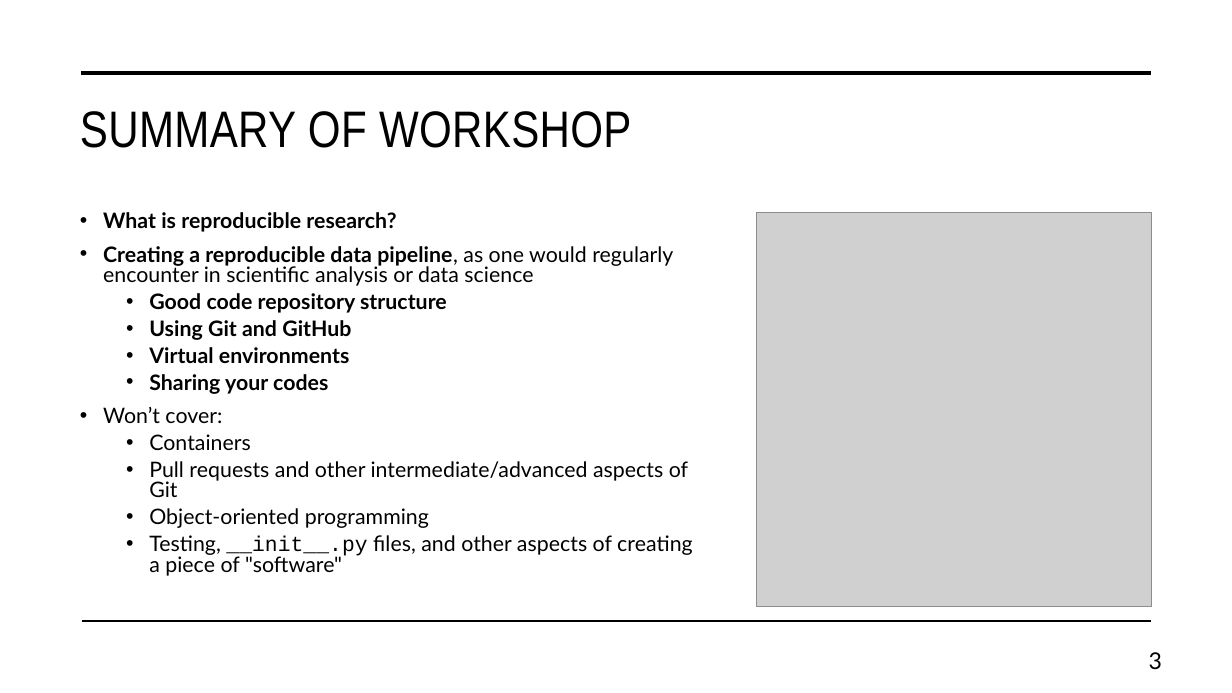
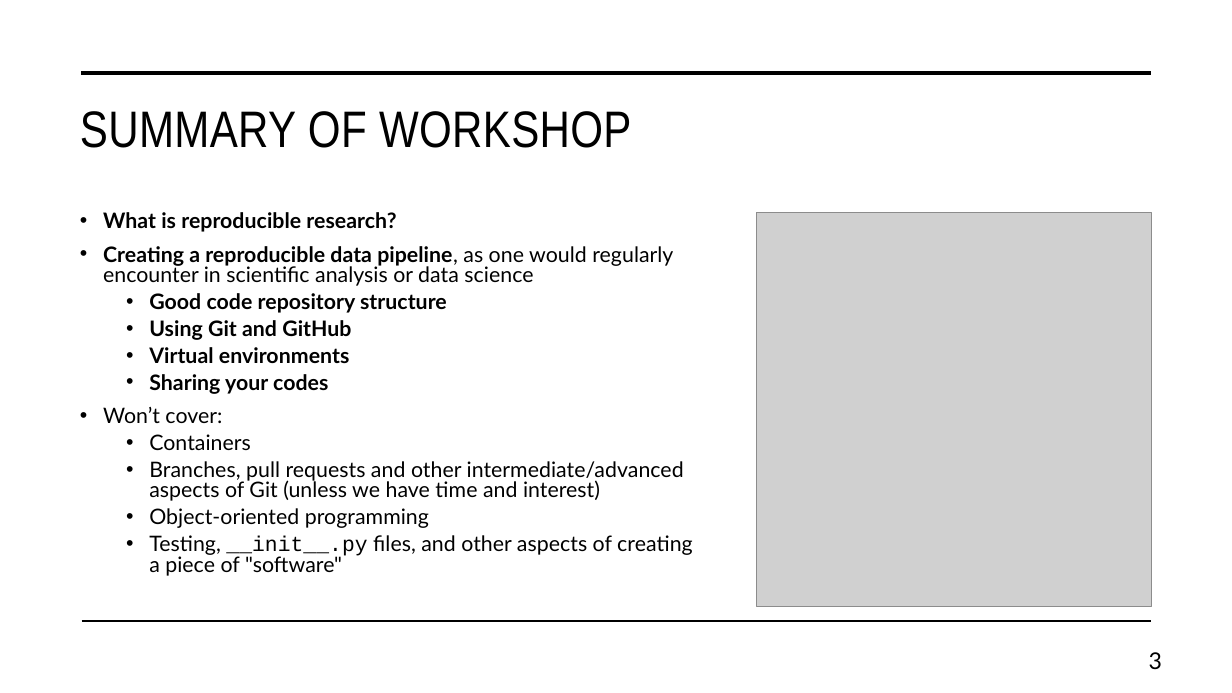
Before and after one commit to daniel-wrench/snap-research-template, a slide deck: slide 3 of doc/workshop_slides.pptx. Drawn at 1232x693 pixels with LibreOffice and Linux fonts; fonts in the diff are those of the drawing; grey boxes stand for pictures. Boxes give left, top, right and bottom in pixels: in the first picture for what was removed or moved away, otherwise in the second. Text is boxed around its words. In the diff, an @@ line names an element or a change of style, - is before the commit and + after.

Commit message:
removing workshop markdown, now all in powerpoint

```diff
--- a/doc/workshop_slides.pptx
+++ b/doc/workshop_slides.pptx
@@ text at <box>149,461,684,501</box>: text changed @@
-  • Pull requests and other intermediate/advanced aspects of Git
+  • Branches, pull requests and other intermediate/advanced aspects of Git (unless we have time and interest)
```
Also in this commit, not shown: 7 other slides changed, 1 other file.
